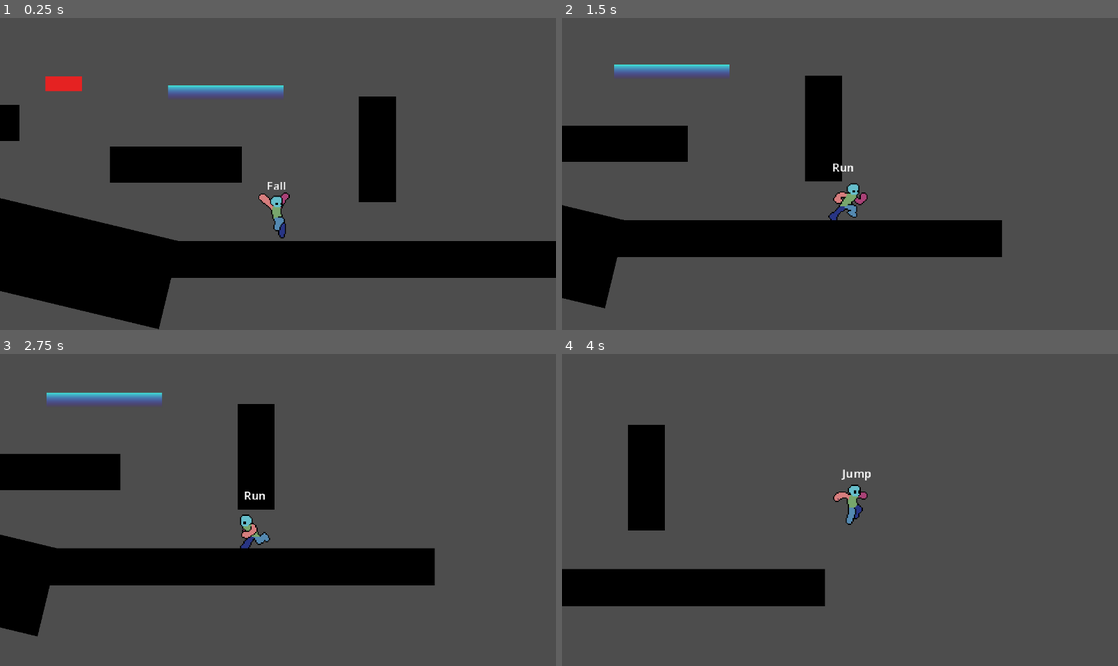
Above: before the commit, frames 1-4 (two rows, left to right).
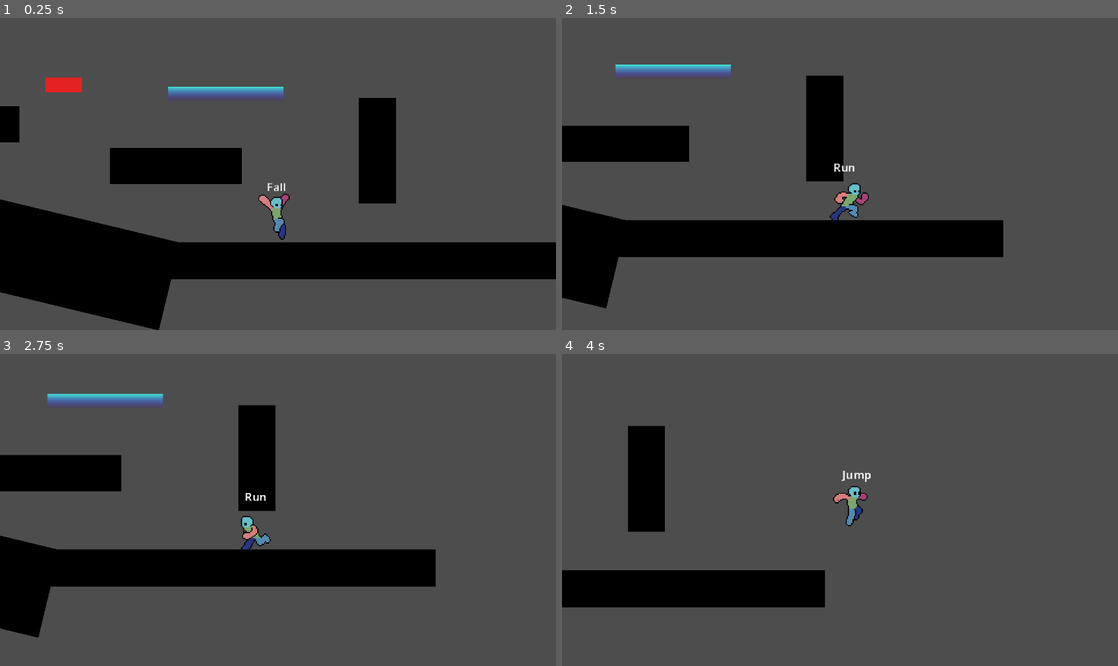
Above: after the commit, the same moments.

Repository: TianJunShi1/harry-forge
Game: Godot game, scene res://playground.tscn
The game is run twice, just before and just after one commit, with the same random seed, the same clock (stepped at 60 frames per second) and the same inputs.
Inputs:
- Up to frame 1 (0.25 s): no input
- Up to frame 2 (1.5 s): hold D (right) from 0.53 s (still down); tap Shift (run) at 0.6, 1.35 s; tap Space (jump) at 0.77 s
- Up to frame 3 (2.75 s): tap Space (jump) at 1.52 s; release D (right) at 2.03 s; hold A (left) from 2.03 s (still down); tap Shift (run) at 2.1 s
- Up to frame 4 (4 s): release A (left) at 2.78 s; hold D (right) from 2.78 s (still down); tap Shift (run) at 2.85, 3.6 s; tap Space (jump) at 3.02, 3.77 s

The runs differ from the first frame. In frame 1, 1.6% of the frame differs, in the area x 0-100%, y 18-100%; in frame 2, 0.6%; in frame 3, 1.7%, in the area x 0-79%, y 12-91%; in frame 4, 0.7%.

Commit message:
refactor: 用 _display_position（floor+像素门槛）替代 .round()
回退方案 A 的 .round()，改用方案 C：逻辑与显示分离。

- 新增 _display_position：仅在 _smoothed_position.floor() 跨越
  整数边界时推进，避免 round() 在 0.5 处的双向跳跃问题
- _ready / _process 初始化分支 / snap_to_target：用
  _smoothed_position.floor() 初始化 _display_position
- _process 末尾：floor 跨越像素时才更新 _display_position，
  随后赋值 global_position
- _smoothed_position 保持浮点精度，所有 lerp/smoothstep/边界
  数学完全不变

https://claude.ai/code/session_01AJSbFJj2VUMALu7WGXsoLR

Diff:
--- a/general/scripts/game_camera.gd
+++ b/general/scripts/game_camera.gd
@@ -83,6 +83,9 @@
 
 # 跟随
 var _smoothed_position: Vector2
+# 显示位置：仅在 _smoothed_position.floor() 跨越像素边界时推进，
+# 避免亚像素抖动（pixel shimmer）。所有内部计算仍用 _smoothed_position 浮点精度。
+var _display_position: Vector2
 var _facing_target: float = 0.0
 var _look_ahead_value: float = 0.0
 var _initialized: bool = false
@@ -105,7 +108,8 @@
 		follow_target = get_tree().get_first_node_in_group("player") as Node2D
 	if follow_target:
 		_smoothed_position = follow_target.global_position
-		global_position = _smoothed_position.round()
+		_display_position = _smoothed_position.floor()
+		global_position = _display_position
 		_initialized = true
 
 
@@ -119,7 +123,8 @@
 	if not _initialized:
 		# 场景加载时若当前应处于锁定状态，直接快照到锁定中心
 		_smoothed_position = _target_lock_center if _target_lock_to_center else follow_target.global_position
-		global_position = _smoothed_position.round()
+		_display_position = _smoothed_position.floor()
+		global_position = _display_position
 		_initialized = true
 
 	_advance_bounds_transition(delta)
@@ -151,7 +156,12 @@
 	if _target_has_bounds and not _lock_transition_active:
 		_smoothed_position = _hard_clamp_to_bounds(_smoothed_position, _displayed_bounds, _displayed_zoom)
 
-	global_position = _smoothed_position.round()
+	# 像素门槛更新：仅当 floor 后的位置跨越整数边界时推进显示坐标，
+	# 慢速时显示坐标在像素上"驻留"，消除 round() 在 0.5 边界的双向跳跃
+	var floored := _smoothed_position.floor()
+	if floored != _display_position:
+		_display_position = floored
+	global_position = _display_position
 	zoom = _displayed_zoom
 
 	if draw_debug:
@@ -224,7 +234,8 @@
 	if not is_instance_valid(follow_target):
 		return
 	_smoothed_position = follow_target.global_position
-	global_position = _smoothed_position.round()
+	_display_position = _smoothed_position.floor()
+	global_position = _display_position
 	_lock_transition_active = false
 	_lock_tween_t = 1.0
 	_bounds_tween_t = 1.0
